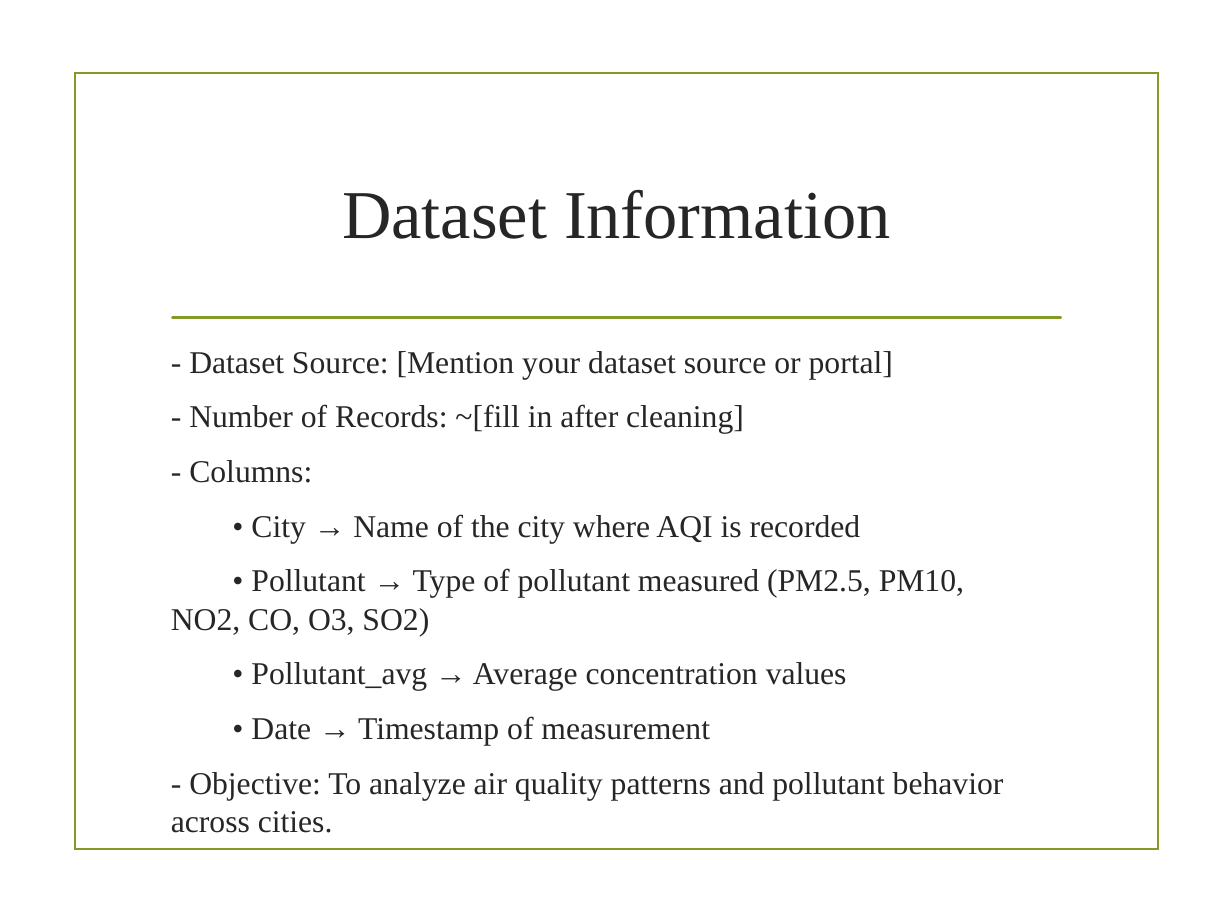
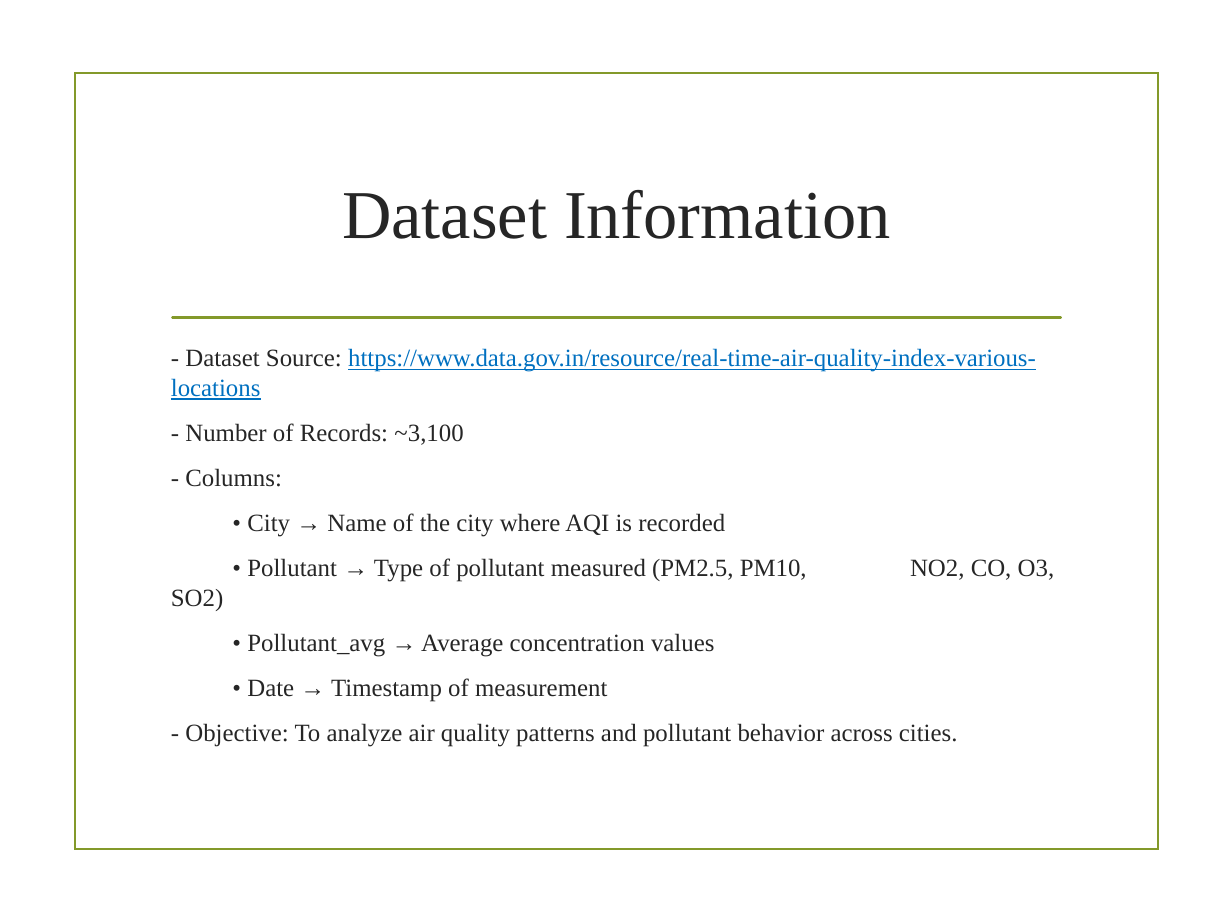
Before and after one commit to Sathvik-Dandu/Big_Data_Analytics, a slide deck: slide 2 of 7.Air Quality Index Analysis.(Mini Project)/Real-time_AQI_Data_Analytics.pptx. Drawn at 1232x924 pixels with LibreOffice and Linux fonts; fonts in the diff are those of the drawing; background and template pictures are left out. Boxes give left, top, right and bottom in pixels: in the first picture for what was removed or moved away, otherwise in the second. Text is boxed around its words. In the diff, an @@ line names an element or a change of style, - is before the commit and + after.

Commit message:
Update Air Quality Index Analysis mini project presentation

```diff
--- a/7.Air Quality Index Analysis.(Mini Project)/Real-time_AQI_Data_Analytics.pptx
+++ b/7.Air Quality Index Analysis.(Mini Project)/Real-time_AQI_Data_Analytics.pptx
@@ text at [171,348,1036,445]: text changed; size 18.5 to 14.5 pt; text colour #262626 to #0070C0 @@
-- Dataset Source: [Mention your dataset source or portal]
-- Number of Records: ~[fill in after cleaning]
+- Dataset Source: https://www.data.gov.in/resource/real-time-air-quality-index-various-locations
+- Number of Records: ~3,100
@@ text at [171,468,1055,746]: size 18.5 to 14.5 pt in "- Columns:", "• City → Name of the city ...", "• Pollutant → Type of pollutant measured ...", "• Pollutant_avg → Average concentration values" and 2 more places @@
```
Also in this commit, not shown: 2 other slides changed.
